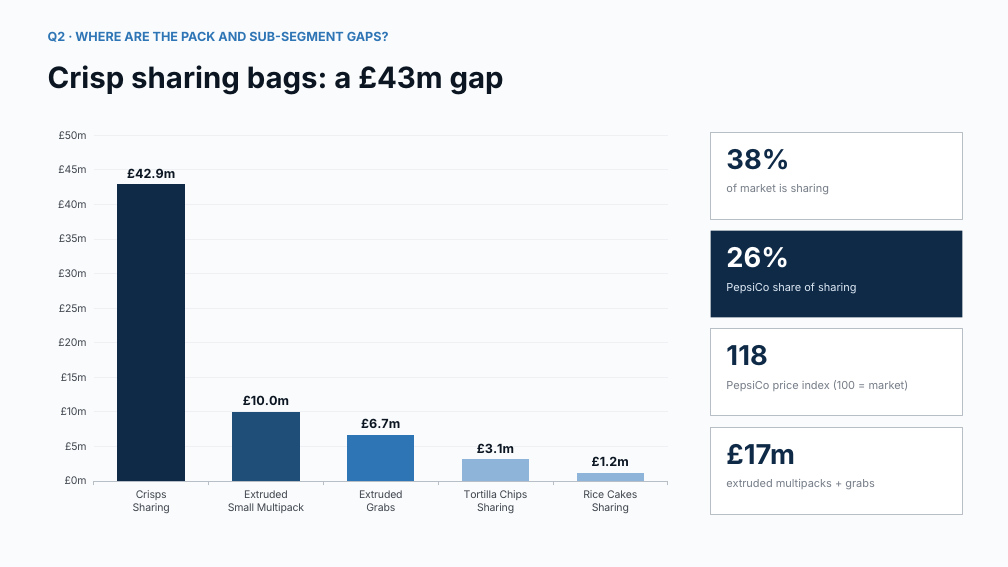
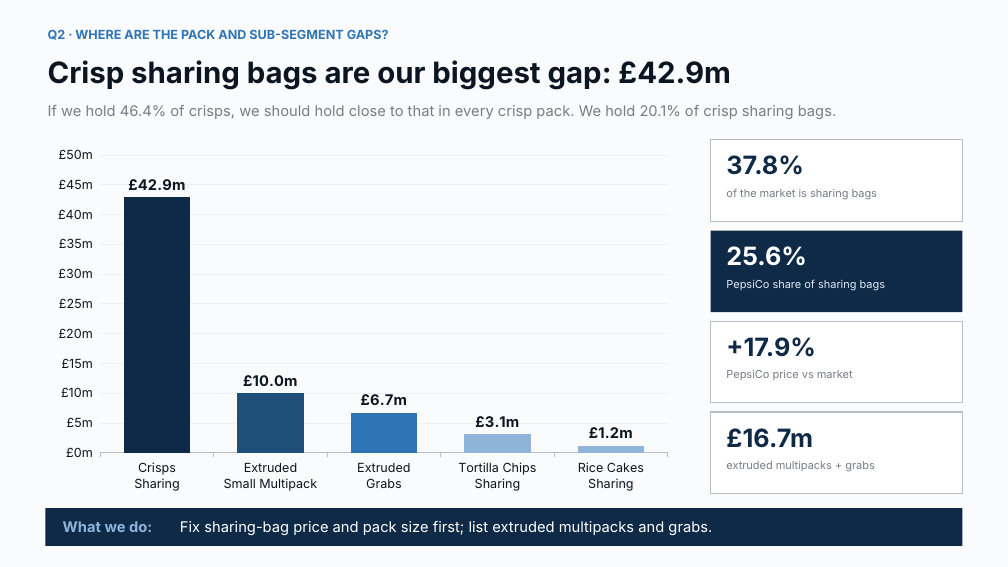
Before and after one commit to harshjunekumar/test-sample, a slide deck: slide 7 of pepsico_savoury_case/UK_Savoury_Growth_Story.pptx (slide 6 before the commit). Drawn at 1008x567 pixels with LibreOffice and Linux fonts; fonts in the diff are those of the drawing. Boxes give left, top, right and bottom in pixels: in the first picture for what was removed or moved away, otherwise in the second. Text is boxed around its words. In the diff, an @@ line names an element or a change of style, - is before the commit and + after.

```diff
--- a/pepsico_savoury_case/UK_Savoury_Growth_Story.pptx
+++ b/pepsico_savoury_case/UK_Savoury_Growth_Story.pptx
@@ text at bbox=[48, 60, 730, 90]: text changed @@
-Crisp sharing bags: a £43m gap
+Crisp sharing bags are our biggest gap: £42.9m
@@ text added at bbox=[48, 105, 836, 119], 14 pt, text #767D87 @@
+If we hold 46.4% of crisps, we should hold close to that in every crisp pack. We hold 20.1% of crisp sharing bags.
@@ column chart at bbox=[45, 140, 681, 499] @@
@@ data labels of Series 1 changed @@
@@ category axis changed @@
@@ value axis changed @@
@@ lettering changed @@
@@ column chart: place and size @@
-column chart at bbox=[45, 121, 681, 522]
+column chart at bbox=[45, 140, 681, 499]
@@ rectangle: place and size @@
-rectangle at bbox=[711, 132, 963, 219]
+rectangle at bbox=[711, 140, 963, 222]
@@ text removed at bbox=[726, 149, 789, 170] @@
-38%
@@ text added at bbox=[726, 155, 803, 175], 24 pt, text #0F2A47, bold @@
+37.8%
@@ text at bbox=[726, 189, 877, 200]: text changed @@
-of market is sharing
+of the market is sharing bags
@@ rectangle: place and size @@
-rectangle at bbox=[711, 231, 963, 318]
+rectangle at bbox=[711, 231, 963, 312]
@@ text at bbox=[726, 246, 807, 266]: text changed; size 26 to 24 pt @@
-26%
+25.6%
@@ text at bbox=[726, 279, 885, 291]: text changed @@
-PepsiCo share of sharing
+PepsiCo share of sharing bags
@@ rectangle: place and size @@
-rectangle at bbox=[711, 329, 963, 416]
+rectangle at bbox=[711, 321, 963, 403]
@@ text removed at bbox=[726, 345, 767, 366] @@
-118
@@ text added at bbox=[726, 337, 816, 357], 24 pt, text #0F2A47, bold @@
++17.9%
@@ text at bbox=[726, 370, 853, 380]: text changed @@
-PepsiCo price index (100 = market)
+PepsiCo price vs market
@@ rectangle: place and size @@
-rectangle at bbox=[711, 427, 963, 514]
+rectangle at bbox=[711, 412, 963, 494]
@@ text removed at bbox=[726, 444, 795, 464] @@
-£17m
@@ text added at bbox=[726, 428, 813, 448], 24 pt, text #0F2A47, bold @@
+£16.7m
@@ text "extruded multipacks + grabs": place and size @@
-text "extruded multipacks + grabs" at bbox=[726, 479, 875, 490]
+text "extruded multipacks + grabs" at bbox=[726, 461, 875, 472]
@@ rectangle added at bbox=[45, 508, 963, 546], fill #0F2A47 @@
@@ text added at bbox=[63, 521, 152, 532], 14 pt, text #8FB4D9, bold @@
+What we do:
@@ text added at bbox=[180, 521, 712, 535], 14 pt, text #FFFFFF @@
+Fix sharing-bag price and pack size first; list extruded multipacks and grabs.
```
Also in this commit, not shown: 10 other slides changed, 2 slides added, 1 slide removed, 1 other file.
